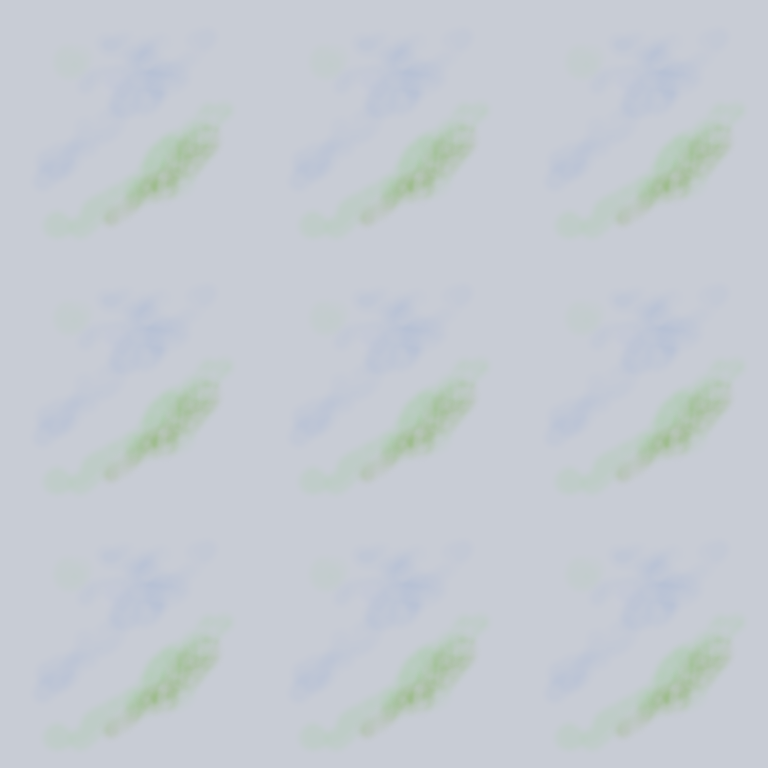
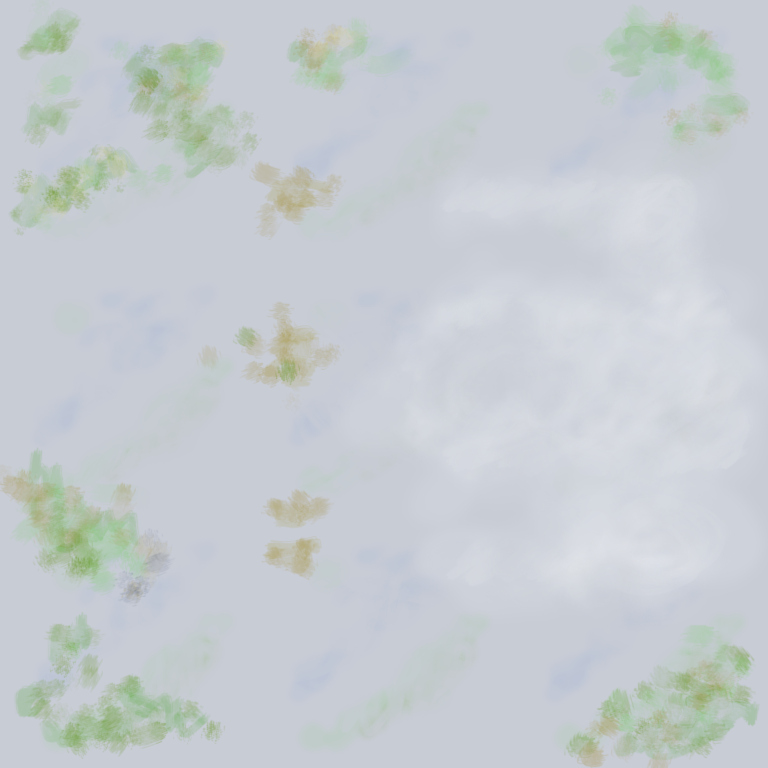
Two versions of the same layered image (768x768). Layer-by-layer changes:
added layer "Layer 3" above "Layer 2" over [0, 0, 768, 768]
painted on "Layer 1" over [29, 31, 748, 749]
